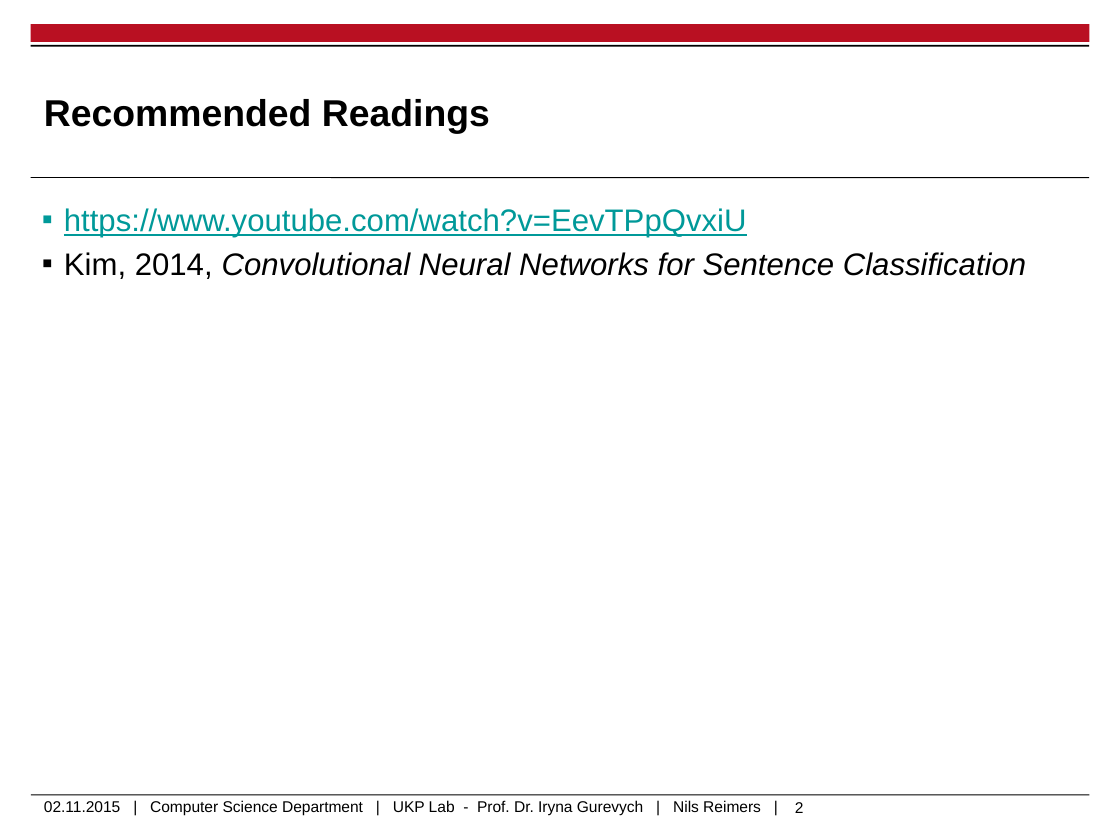
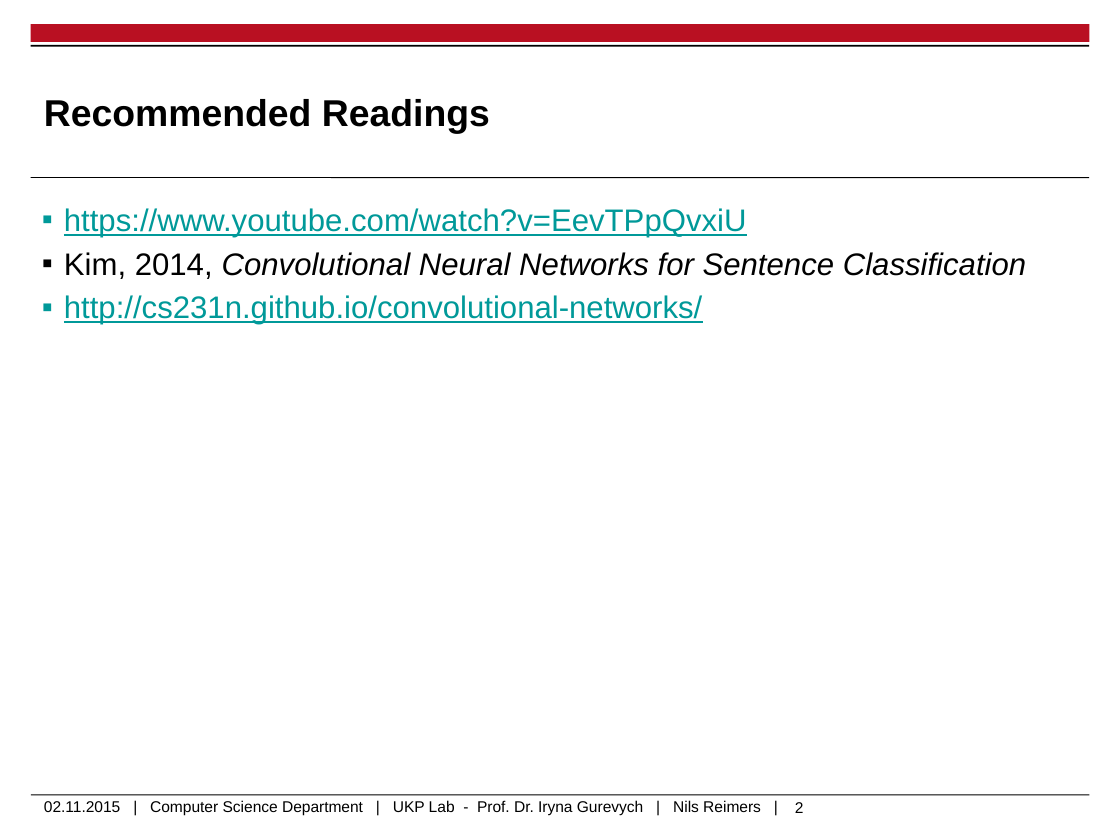
Before and after one commit to UKPLab/deeplearning4nlp-tutorial, a slide deck: slide 2 of 2015-10_Lecture/Lecture5/2015-11-02_Convolutional_NN.pptx. Drawn at 1120x840 pixels with LibreOffice and Linux fonts; fonts in the diff are those of the drawing; background and template pictures are left out. Boxes give left, top, right and bottom in pixels: in the first picture for what was removed or moved away, otherwise in the second. Text is boxed around its words. In the diff, an @@ line names an element or a change of style, - is before the commit and + after.

```diff
--- a/2015-10_Lecture/Lecture5/2015-11-02_Convolutional_NN.pptx
+++ b/2015-10_Lecture/Lecture5/2015-11-02_Convolutional_NN.pptx
@@ text at [64, 295, 702, 325]: paragraph added @@
+▪ http://cs231n.github.io/convolutional-networks/
```
Also in this commit, not shown: 4 other slides changed, 5 other files.
